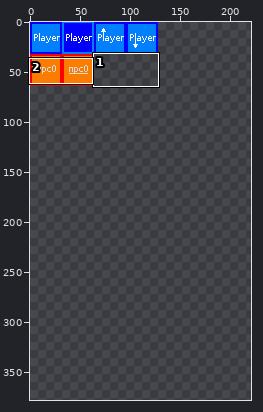
Sprite sheet, stored at bin/Debug/chars.png. The picture above shows the old version from afar; the outline marks the close-up.
Close-up. Before the edit:
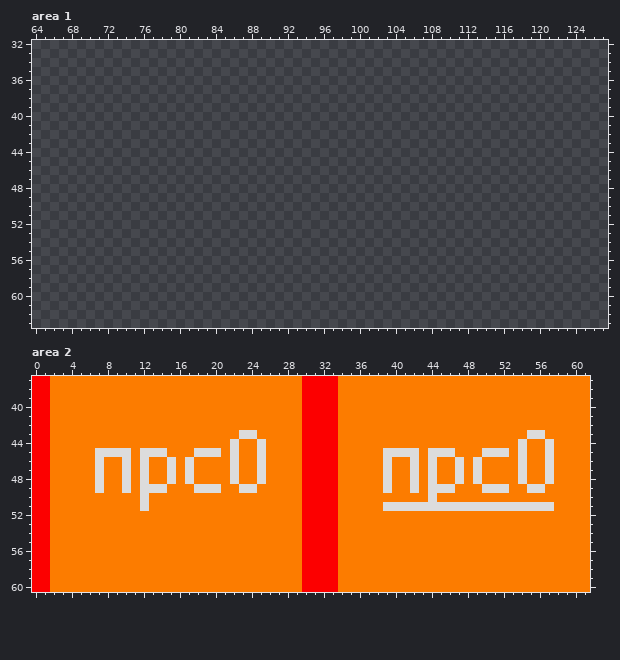
The file is 512x512 pixels. Shown: area 1: x 64..127, y 32..63; area 2: x 0..61, y 37..60. The wide view leaves out empty margins. The commit also changed other parts of the picture, which this record leaves out.
Now the later version:
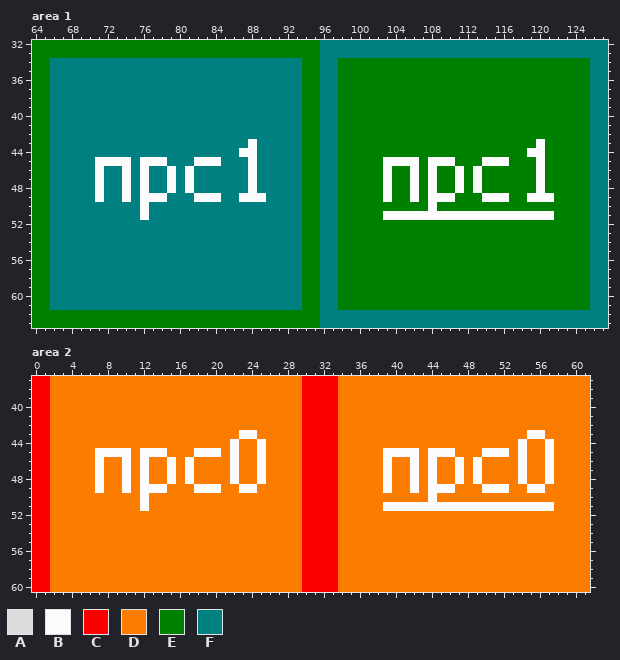
Palette (. is transparent): A #dcdcdc  B #fcfcfc  C #fc0000  D #fc7c00  E #008000  F #008080
Difference:
Area 1:
Colour B is added in row 43 at x 88 and 120; in row 44 at x 87 to 88 and 119 to 120; in row 45 at x 71 to 74, 76 to 78, 82 to 84, 88, 103 to 106, 108 to 110, 114 to 116 and 120; in rows 46 to 48 at x 71, 74, 76, 79, 81, 88, 103, 106, 108, 111, 113 and 120; in row 49 at x 71, 74, 76 to 78, 82 to 84, 87 to 89, 103, 106, 108 to 110, 114 to 116 and 119 to 121; in row 50 at x 76 and 108.
Colour B is added in row 51 at x 76 and 103 to 121.
Colour E is added in rows 32 to 33 at x 64 to 95; in rows 34 to 42 at x 64 to 65, 94 to 95 and 98 to 125; in row 43 at x 64 to 65, 94 to 95, 98 to 119 and 121 to 125; in row 44 at x 64 to 65, 94 to 95, 98 to 118 and 121 to 125; in row 45 at x 64 to 65, 94 to 95, 98 to 102, 107, 111 to 113, 117 to 119 and 121 to 125; in rows 46 to 48 at x 64 to 65, 94 to 95, 98 to 102, 104 to 105, 107, 109 to 110, 112, 114 to 119 and 121 to 125.
Colour E is added in row 49 at x 64 to 65, 94 to 95, 98 to 102, 104 to 105, 107, 111 to 113, 117 to 118 and 122 to 125; in row 50 at x 64 to 65, 94 to 95, 98 to 107 and 109 to 125; in row 51 at x 64 to 65, 94 to 95, 98 to 102 and 122 to 125; in rows 52 to 61 at x 64 to 65, 94 to 95 and 98 to 125; in rows 62 to 63 at x 64 to 95.
Colour F is added in rows 32 to 33 at x 96 to 127; in rows 34 to 42 at x 66 to 93, 96 to 97 and 126 to 127; in row 43 at x 66 to 87, 89 to 93, 96 to 97 and 126 to 127; in row 44 at x 66 to 86, 89 to 93, 96 to 97 and 126 to 127; in row 45 at x 66 to 70, 75, 79 to 81, 85 to 87, 89 to 93, 96 to 97 and 126 to 127; in rows 46 to 48 at x 66 to 70, 72 to 73, 75, 77 to 78, 80, 82 to 87, 89 to 93, 96 to 97 and 126 to 127.
Colour F is added in row 49 at x 66 to 70, 72 to 73, 75, 79 to 81, 85 to 86, 90 to 93, 96 to 97 and 126 to 127; in rows 50 to 51 at x 66 to 75, 77 to 93, 96 to 97 and 126 to 127; in rows 52 to 61 at x 66 to 93, 96 to 97 and 126 to 127; in rows 62 to 63 at x 96 to 127.
Area 2:
Colour B replaces colour A in row 43 at x 23 to 24 and 55 to 56; in row 44 at x 22, 25, 54 and 57; in row 45 at x 7 to 10, 12 to 14, 18 to 20, 22, 25, 39 to 42, 44 to 46, 50 to 52, 54 and 57; in rows 46 to 48 at x 7, 10, 12, 15, 17, 22, 25, 39, 42, 44, 47, 49, 54 and 57; in row 49 at x 7, 10, 12 to 14, 18 to 20, 23 to 24, 39, 42, 44 to 46, 50 to 52 and 55 to 56; in row 50 at x 12 and 44.
Colour B replaces colour A in row 51 at x 12 and 39 to 57.
